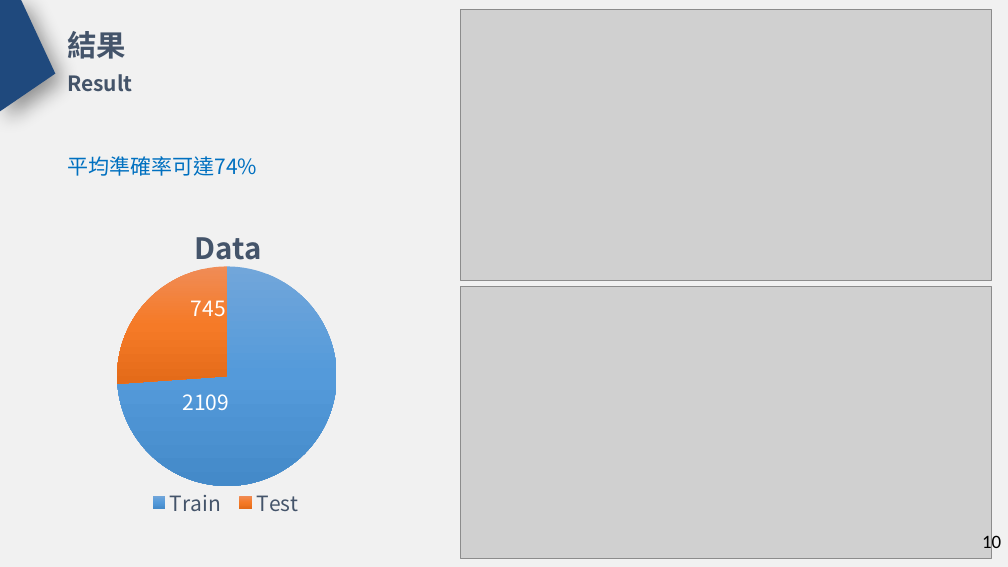
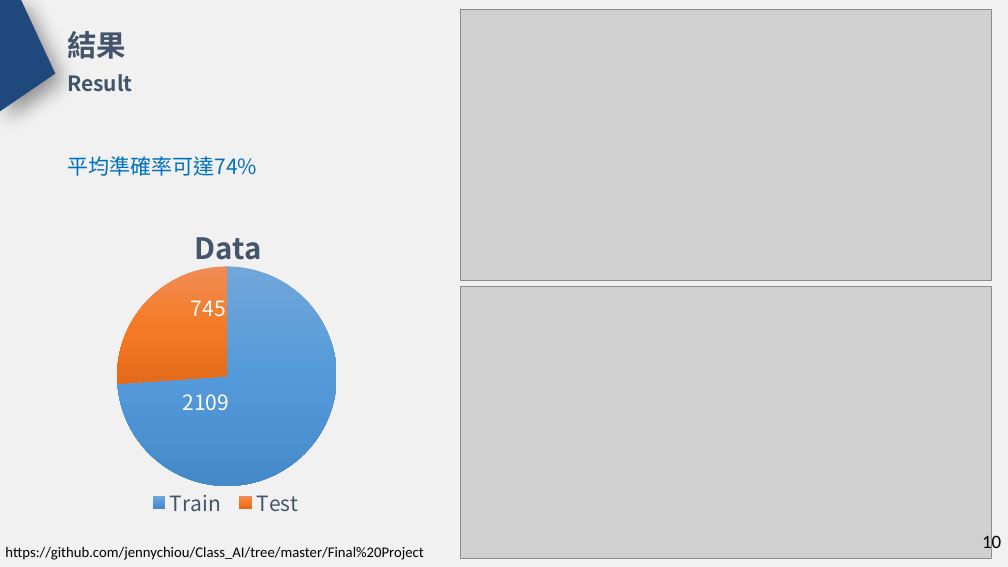
Before and after one commit to jennychiou/Class_AI, a slide deck: slide 11 of Final Project/Emotion Recognition Project.pptx. Drawn at 1008x567 pixels with LibreOffice and Linux fonts; fonts in the diff are those of the drawing; grey boxes stand for pictures. Boxes give left, top, right and bottom in pixels: in the first picture for what was removed or moved away, otherwise in the second. Text is boxed around its words. In the diff, an @@ line names an element or a change of style, - is before the commit and + after.

```diff
--- a/Final Project/Emotion Recognition Project.pptx
+++ b/Final Project/Emotion Recognition Project.pptx
@@ text added at (5, 546, 423, 560), 14 pt, text #000000 @@
+https://github.com/jennychiou/Class_AI/tree/master/Final%20Project
```
Also in this commit, not shown: 3 other files.
